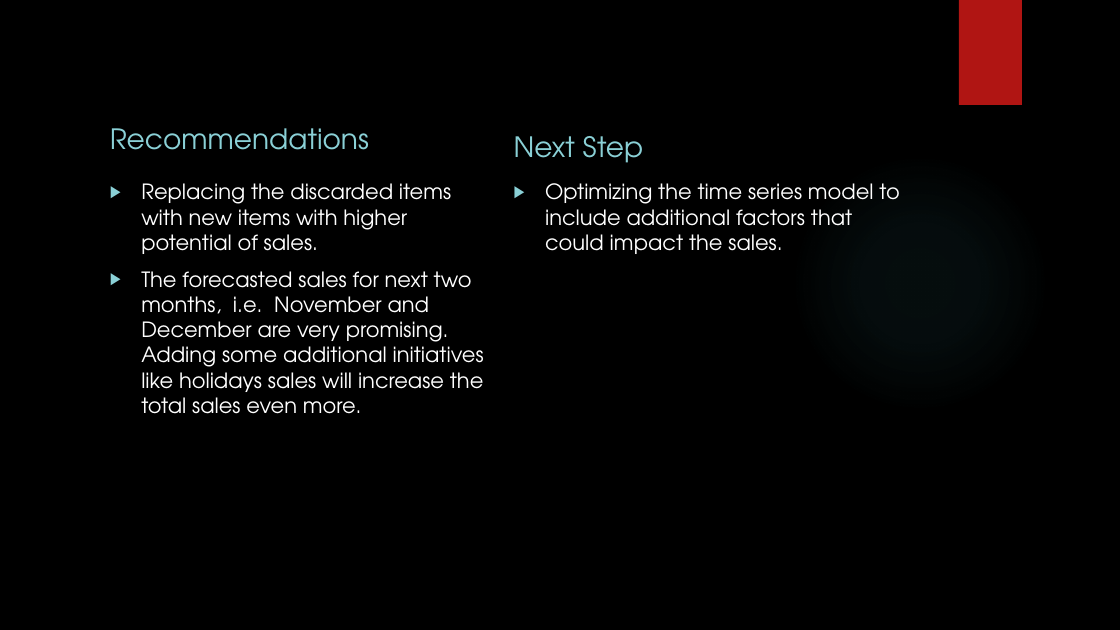
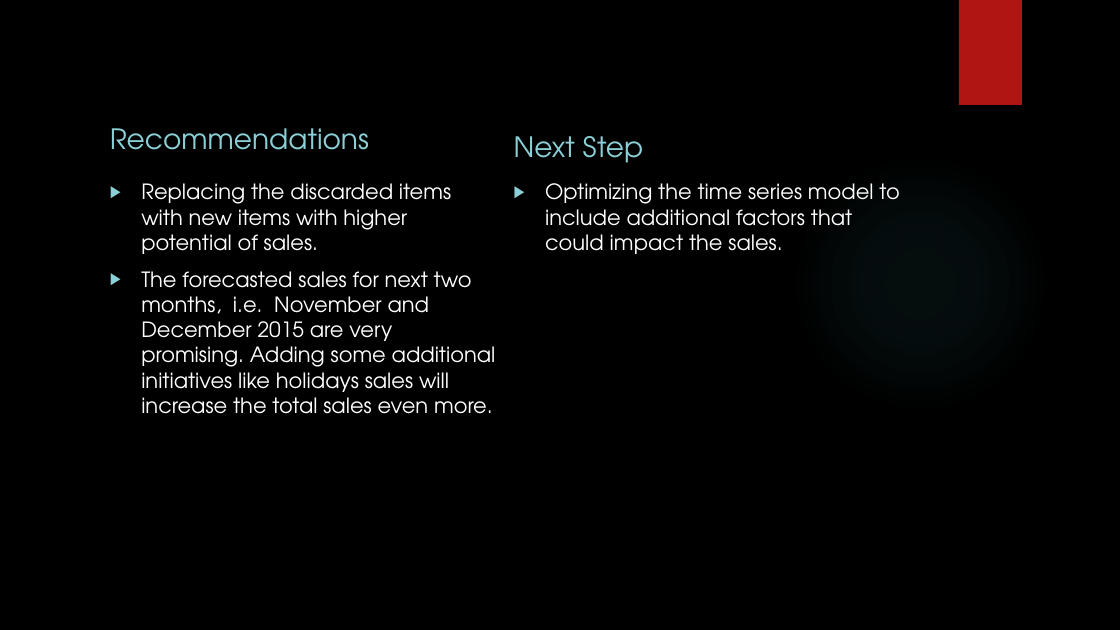
Before and after one commit to khwajajalal/Capstone4-Sales-Prediction, a slide deck: slide 8 of Sales Forecasting.pptx. Drawn at 1120x630 pixels with LibreOffice and Linux fonts; fonts in the diff are those of the drawing; background and template pictures are left out. Boxes give left, top, right and bottom in pixels: in the first picture for what was removed or moved away, otherwise in the second. Text is boxed around its words. In the diff, an @@ line names an element or a change of style, - is before the commit and + after.

```diff
--- a/Sales Forecasting.pptx
+++ b/Sales Forecasting.pptx
@@ text at [141,271,496,414]: text changed @@
-▶ The forecasted sales for next two months, i.e. November and December are very promising. Adding some additional initiatives like holidays sales will increase the total sales even more.
+▶ The forecasted sales for next two months, i.e. November and December 2015 are very promising. Adding some additional initiatives like holidays sales will increase the total sales even more.
```
Also in this commit, not shown: 3 other slides changed, 1 slide added.
